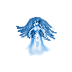
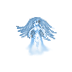
Two versions of the same layered image (72 x 72). Layer-by-layer changes:
"Background": opacity 100% → 65%, moved it above "BG" over bbox(16, 17, 57, 56)
